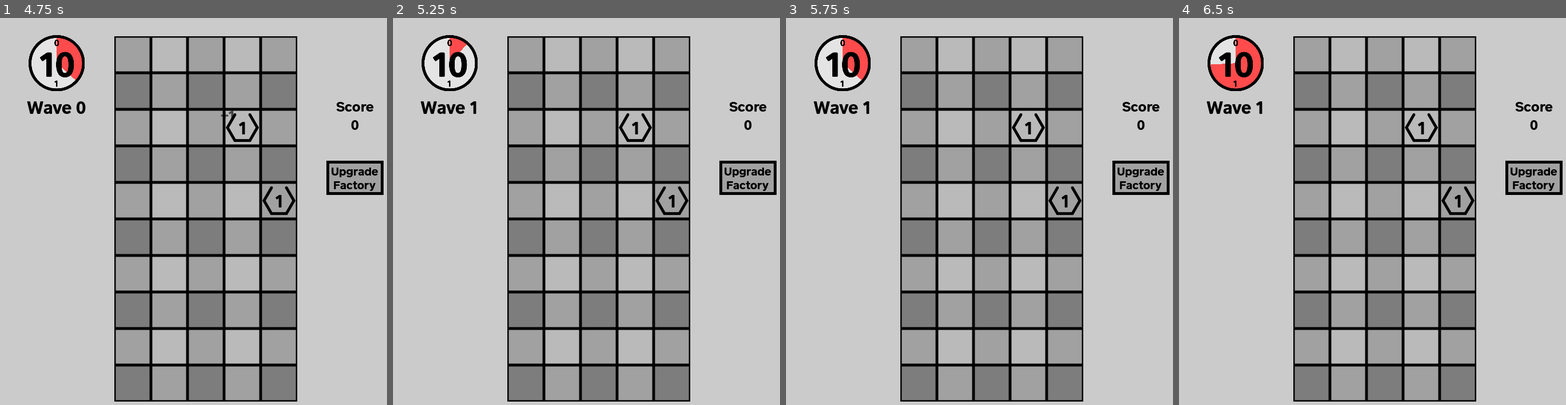
Above: before the commit, frames 1-4 (left to right).
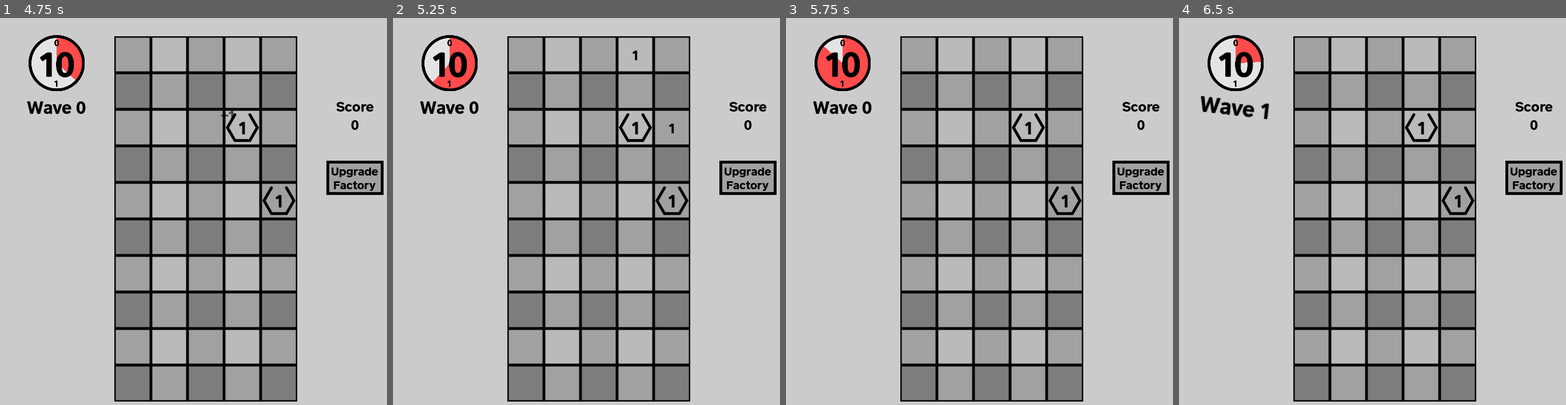
Above: after the commit, the same moments.

Repository: chhurst8/plants-vs-numbers
Game: Godot game, scene res://main.tscn
Same seed, same stepped clock (60 frames per second), same inputs: the game is played once before the commit and once after it.
Inputs (mouse positions are in pixels of both pictures, inside the frame that each line leads up to):
- Up to frame 1 (4.75 s): click "Upgrade Factory" at 0.5 s; click "Upgrade Factory" at 1.25 s; click "Upgrade Factory" at 2 s; tap Enter at 2.75 s; move the mouse to (297, 203) at 2.77 s; hold Mouse wheel down (ScrollDown) 2.78-3.5 s; click (297, 203) at 2.92 s; drag from (123, 242) to (185, 304) at 3.52 s; move the mouse to (247, 134) at 4.27 s; hold Mouse wheel down (ScrollDown) from 4.28 s (still down); click (247, 134) at 4.42 s
- Up to frame 2 (5.25 s): release Mouse wheel down (ScrollDown) at 5 s; drag from (578, 304) to (474, 161) at 5.02 s
- Up to frame 3 (5.75 s): no input
- Up to frame 4 (6.5 s): move the mouse to (1507, 285) at 5.77 s; hold Mouse wheel down (ScrollDown) from 5.78 s (still down); click (1507, 285) at 5.92 s

Frame 1 is identical in both runs. In frame 2, 0.7% of the frame differs, in the area x 6-73%, y 6-30%; in frame 3, 0.7%; in frame 4, 1.0%, in the area x 5-24%, y 11-27%.

Commit message:
small fixes

Diff:
--- a/main.gd
+++ b/main.gd
@@ -305,12 +305,7 @@
 
 
 func _on_global_turn_timer_timeout() -> void:
-	if enemy_holder.get_child_count() == 0 && current_turn > 1:
-		print_debug("next wave")
-		current_turn = 0
-		next_wave()
-		global_turn_timer.start()
-		return
+
 	if (turn_owner == TurnOwners.PLAYER):
 		do_player_turn()
 		turn_owner = TurnOwners.ENEMY
@@ -343,13 +338,20 @@
 			prev_combo_bar_value = (combo_amount - 8) * (100.0 / 2.0)
 		#prev_combo_bar_value = combo_bar.value
 
-		current_turn += 1
-		if (enemies_remaining_in_wave.has(current_turn)):
-			var wave = enemies_remaining_in_wave[current_turn]
-			for enemy in wave:
-				spawn_enemy(enemy["number"], Vector2i(enemy["position"], -2))
-
-		do_enemy_turn()
+		if enemy_holder.get_child_count() == 0 && current_turn > 1:
+			print_debug("next wave")
+			current_turn = 0
+			next_wave()
+			#global_turn_timer.start()
+			#return
+		else:
+			current_turn += 1
+			if (enemies_remaining_in_wave.has(current_turn)):
+				var wave = enemies_remaining_in_wave[current_turn]
+				for enemy in wave:
+					spawn_enemy(enemy["number"], Vector2i(enemy["position"], -2))
+
+			do_enemy_turn()
 		turn_owner = TurnOwners.PLAYER
 
 	global_turn_timer.start()
@@ -526,6 +528,7 @@
 
 func next_wave():
 	current_wave += 1
+	hud_wave_anim_time = 0
 	print("next wave")
 	init_wave()
 
